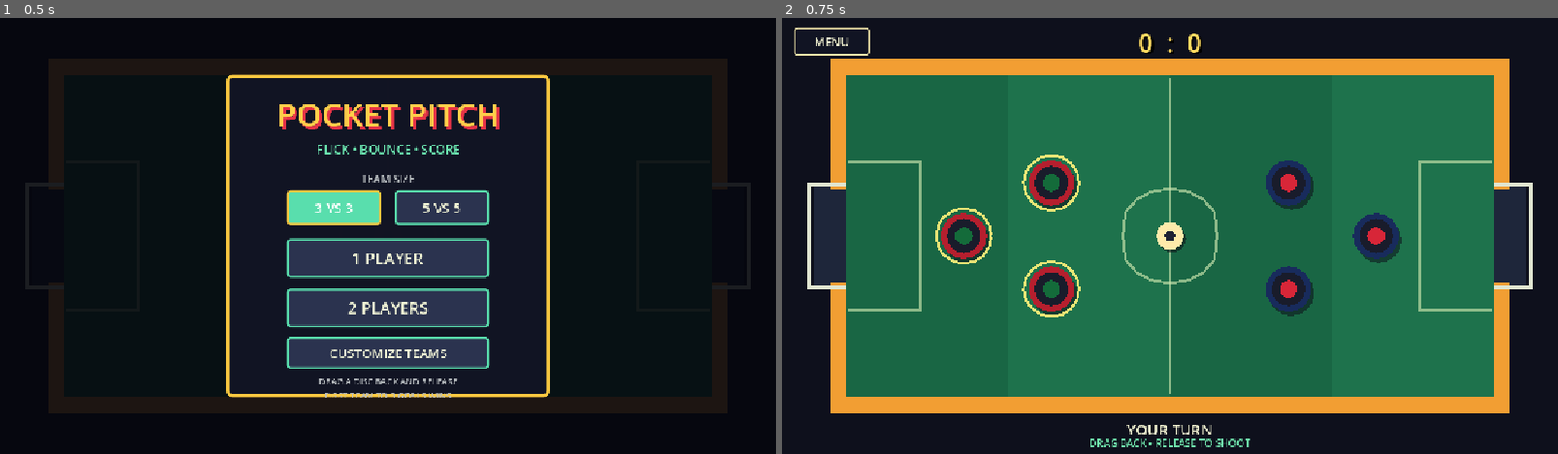
Above: before the commit, frames 1-2 (left to right).
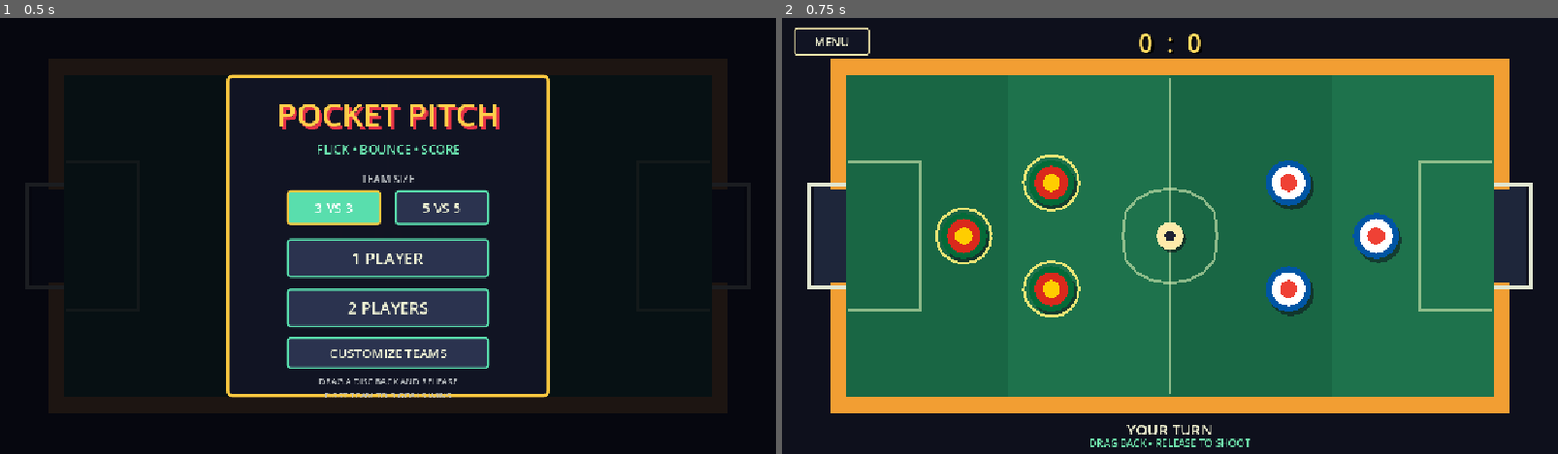
Above: after the commit, the same moments.

Repository: thokem74/3-vs-3
Game: Godot game, scene res://scenes/main.tscn
Same seed, same stepped clock (60 frames per second), same inputs: the game is played once before the commit and once after it.
Inputs:
- Up to frame 1 (0.5 s): no input
- Up to frame 2 (0.75 s): click "1 PLAYER" at 0.5 s

Frame 1 is identical in both runs. In frame 2, 2.8% of the frame differs, in the area x 20-80%, y 32-68%.

Commit message:
disc colors changed

Diff:
--- a/scripts/main.gd
+++ b/scripts/main.gd
@@ -149,7 +149,7 @@
 	pieces.add_child(piece)
 	# Adding the scene first initializes its @onready visual references.
 	var team_colors := team_customization.get_team_colors(team)
-	piece.configure(team, team_colors[0], team_colors[1])
+	piece.configure(team, team_colors[0], team_colors[1], team_colors[2])
 	return piece
 
 
--- a/scripts/player_disc.gd
+++ b/scripts/player_disc.gd
@@ -5,15 +5,22 @@
 ## manages its team, selected kit colors, and physics state.
 
 @onready var body_polygon: Polygon2D = $Body
+@onready var inner_polygon: Polygon2D = $Inner
 @onready var center_polygon: Polygon2D = $Center
 @onready var active_ring: Line2D = $ActiveRing
 
 var team: int = 1
 
 
-func configure(new_team: int, body_color: Color, center_color: Color) -> void:
+func configure(
+		new_team: int,
+		body_color: Color,
+		inner_color: Color,
+		center_color: Color,
+) -> void:
 	team = new_team
 	body_polygon.color = body_color
+	inner_polygon.color = inner_color
 	center_polygon.color = center_color
 
 
--- a/scripts/team_customization.gd
+++ b/scripts/team_customization.gd
@@ -15,24 +15,34 @@
 	"MEXICO",
 ]
 const KIT_BODY_COLORS: Array[Color] = [
-	Color("#f7d117"),
-	Color("#75aadb"),
-	Color("#f2f2f2"),
-	Color("#182b5c"),
-	Color("#f36c21"),
-	Color("#b51f2e"),
-	Color("#17479e"),
-	Color("#167447"),
+	Color("#009c3b"),
+	Color("#74acdf"),
+	Color("#ffcc00"),
+	Color("#0055a4"),
+	Color("#ae1c28"),
+	Color("#046a38"),
+	Color("#ffffff"),
+	Color("#006847"),
+]
+const KIT_INNER_COLORS: Array[Color] = [
+	Color("#ffdf00"),
+	Color("#ffffff"),
+	Color("#dd0000"),
+	Color("#ffffff"),
+	Color("#ffffff"),
+	Color("#da291c"),
+	Color("#ffffff"),
+	Color("#ffffff"),
 ]
 const KIT_CENTER_COLORS: Array[Color] = [
-	Color("#1f4e9d"),
-	Color("#f7f7f7"),
-	Color("#202020"),
-	Color("#d72638"),
-	Color("#202020"),
-	Color("#146b3a"),
-	Color("#d7193f"),
-	Color("#f2f2f2"),
+	Color("#002776"),
+	Color("#f6b40e"),
+	Color("#000000"),
+	Color("#ef4135"),
+	Color("#21468b"),
+	Color("#ffcd00"),
+	Color("#bc002d"),
+	Color("#ce1126"),
 ]
 const DEFAULT_TEAM_ONE_KIT := 5
 const DEFAULT_TEAM_TWO_KIT := 3
@@ -40,8 +50,10 @@
 @onready var team_one_tab: Button = $Panel/TeamOneTab
 @onready var team_two_tab: Button = $Panel/TeamTwoTab
 @onready var team_one_preview_body: Polygon2D = $Panel/TeamOnePreview/Body
+@onready var team_one_preview_inner: Polygon2D = $Panel/TeamOnePreview/Inner
 @onready var team_one_preview_center: Polygon2D = $Panel/TeamOnePreview/Center
 @onready var team_two_preview_body: Polygon2D = $Panel/TeamTwoPreview/Body
+@onready var team_two_preview_inner: Polygon2D = $Panel/TeamTwoPreview/Inner
 @onready var team_two_preview_center: Polygon2D = $Panel/TeamTwoPreview/Center
 @onready var team_one_kit_label: Label = $Panel/TeamOneKit
 @onready var team_two_kit_label: Label = $Panel/TeamTwoKit
@@ -81,6 +93,7 @@
 	var kit_index: int = selected_kit_indices[team_index]
 	return PackedColorArray([
 		KIT_BODY_COLORS[kit_index],
+		KIT_INNER_COLORS[kit_index],
 		KIT_CENTER_COLORS[kit_index],
 	])
 
@@ -112,8 +125,10 @@
 
 func _update_preview(team: int, kit_index: int) -> void:
 	var body := team_one_preview_body if team == 1 else team_two_preview_body
+	var inner := team_one_preview_inner if team == 1 else team_two_preview_inner
 	var center := team_one_preview_center if team == 1 else team_two_preview_center
 	var label := team_one_kit_label if team == 1 else team_two_kit_label
 	body.color = KIT_BODY_COLORS[kit_index]
+	inner.color = KIT_INNER_COLORS[kit_index]
 	center.color = KIT_CENTER_COLORS[kit_index]
 	label.text = "TEAM %d • %s" % [team, KIT_NAMES[kit_index]]
